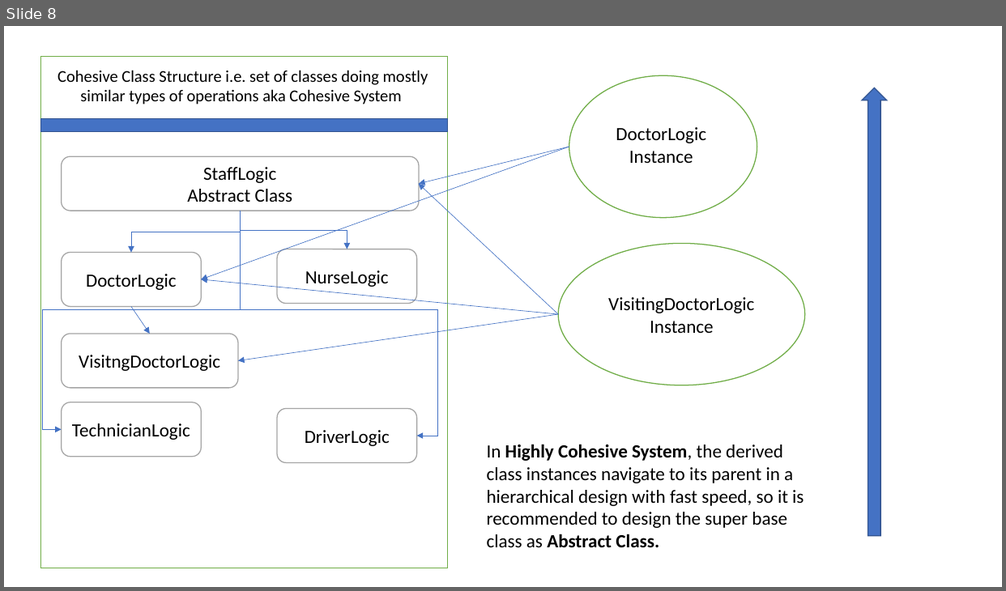
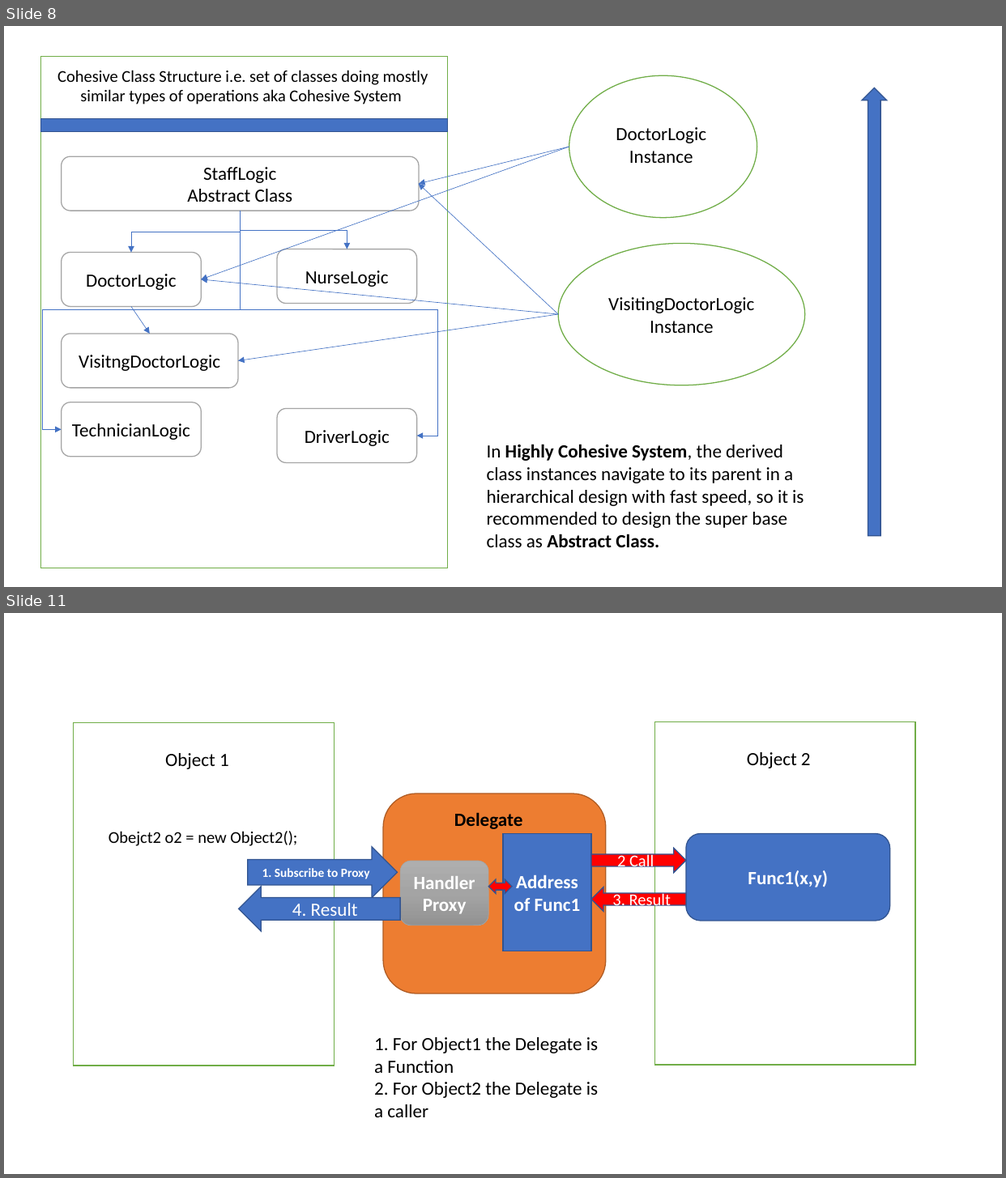
Before and after one commit to maheshsabnis/CS_Applications_MB, a slide deck: MB_Training_Images.pptx. Shown one above the other, each under a label of ours: slide 8 before the commit, slides 8 and 11 after it; the slides between them are not shown. The pictures are 1006x591 and 1006x1178 pixels, drawn with LibreOffice and Linux fonts; fonts in the diff are those of the drawing. Boxes give left, top, right and bottom in pixels: in the first picture for what was removed or moved away, otherwise in the second. Text is boxed around its words. In the diff, an @@ line names an element or a change of style, - is before the commit and + after.

```diff
--- a/MB_Training_Images.pptx
+++ b/MB_Training_Images.pptx
@@ slide 11 added at [4, 613, 1002, 1174], background #FFFFFF @@
@@ rectangle added at [74, 723, 334, 1066], fill #FFFFFF, outline #70AD47 1 pt @@
@@ rectangle added at [655, 722, 916, 1065], fill #FFFFFF, outline #70AD47 1 pt @@
@@ text added at [165, 753, 229, 769], 18 pt, text #000000 @@
+Object 1
@@ text added at [747, 752, 811, 769], 18 pt, text #000000 @@
+Object 2
@@ rounded rectangle added at [384, 794, 606, 994], fill #ED7D31, outline #AF5C24 1 pt @@
@@ text added at [108, 831, 297, 846], 16 pt, text #000000 @@
+Obejct2 o2 = new Object2();
@@ text added at [454, 812, 523, 829], 18 pt, text #000000, bold @@
+Delegate
@@ right arrow added at [247, 847, 397, 898], fill #4472C4, outline #325491 1 pt, 12 pt, text #FFFFFF, bold @@
+1. Subscribe to Proxy
@@ rectangle added at [503, 834, 592, 952], fill #4472C4, outline #325491 1 pt, 18 pt, text #FFFFFF, bold @@
+Address of Func1
@@ right arrow added at [592, 848, 687, 873], fill #FF0000, outline #325491 1 pt, 16 pt, text #FFFFFF @@
+2 Call
@@ rounded rectangle added at [686, 834, 889, 921], fill #4472C4, outline #325491 1 pt, 18 pt, text #FFFFFF, bold @@
+Func1(x,y)
@@ rounded rectangle added at [400, 861, 488, 925], fill gradient #AFAFAF to #A5A5A5 to #939393, outline #A5A5A5 0.5 pt, 18 pt, text #FFFFFF, bold @@
+Handler
+Proxy
@@ left right arrow added at [488, 879, 512, 894], fill #FF0000, outline #325491 1 pt @@
@@ left arrow added at [239, 887, 401, 932], fill #4472C4, outline #325491 1 pt, 18 pt, text #FFFFFF @@
+4. Result
@@ left arrow added at [592, 887, 687, 912], fill #FF0000, outline #325491 1 pt, 16 pt, text #FFFFFF @@
+3. Result
@@ text added at [374, 1037, 598, 1118], 18 pt, text #000000 @@
+1. For Object1 the Delegate is a Function
+2. For Object2 the Delegate is a caller
```
Also in this commit, not shown: 1 slide changed, 2 other slides added, 15 other files.
